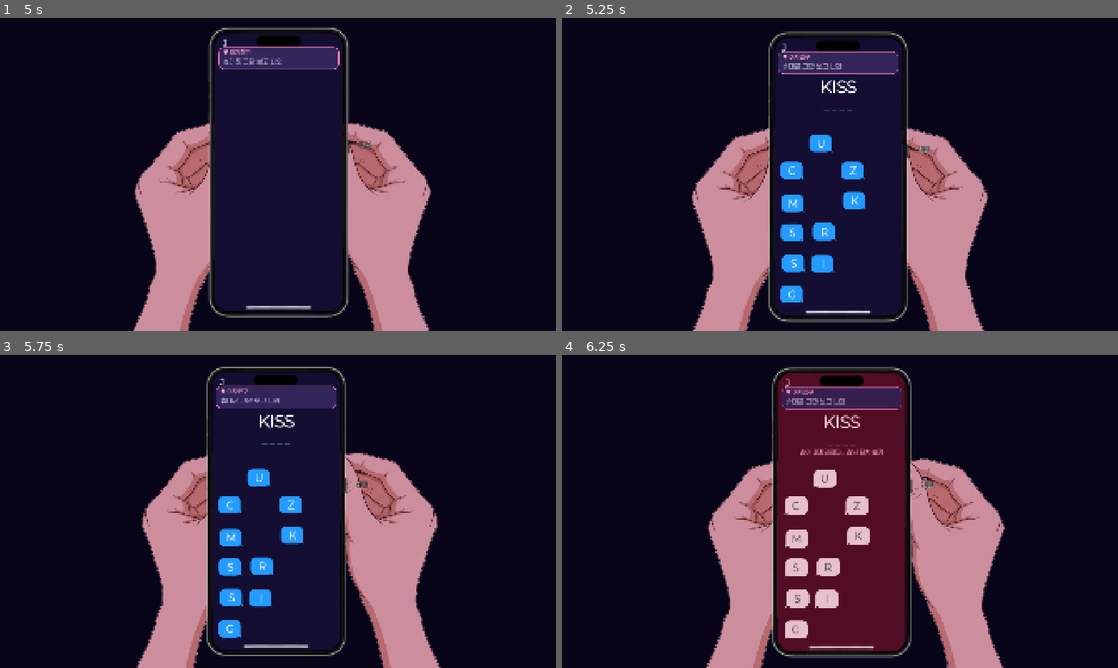
Above: before the commit, frames 1-4 (two rows, left to right).
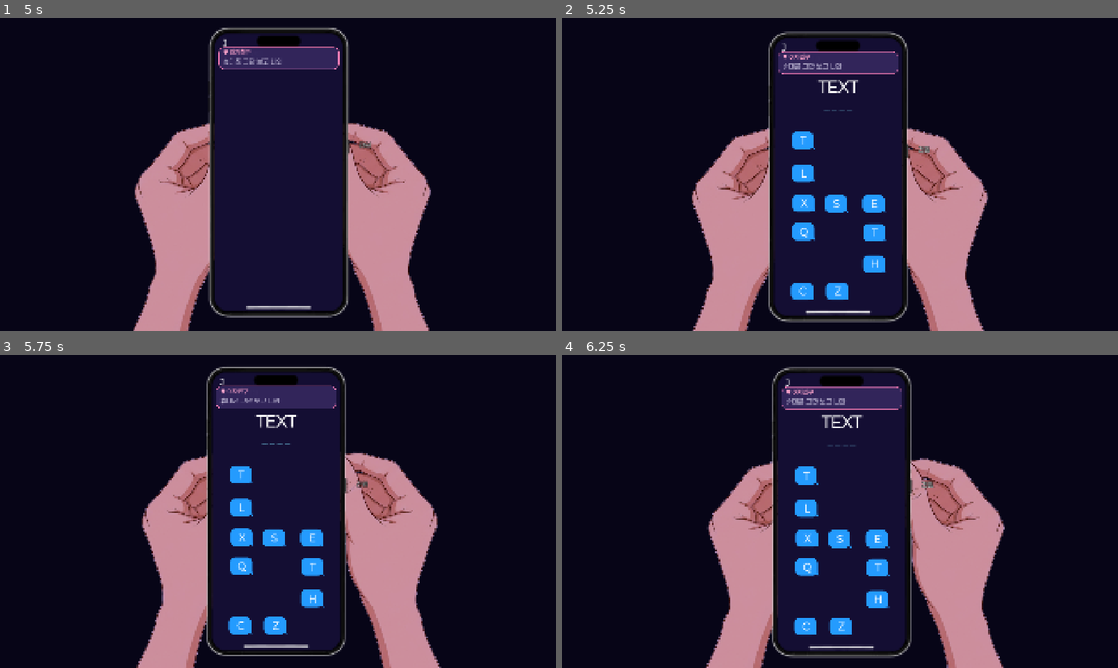
Above: after the commit, the same moments.

Repository: xyur2/DLQ
Game: Godot game, scene res://scenes/menu/menu.tscn
Same seed, same stepped clock (60 frames per second), same inputs: the game is played once before the commit and once after it.
Inputs (mouse positions are in pixels of both pictures, inside the frame that each line leads up to):
- Up to frame 1 (5 s): tap Enter at 0.5 s; move the mouse to (400, 158) at 0.52 s; hold D (move_right) 0.53-1.28 s; hold E (interact) 0.53-1.28 s; click (400, 158) at 0.67 s; move the mouse to (166, 190) at 1.27 s; hold S (move_down) 1.28-2 s; tap N (next_level) at 1.35 s; click (278, 221) at 2 s; move the mouse to (533, 309) at 2.77 s; hold D (move_right) 2.78-3.53 s; hold Q (open_phone) 2.78-3.53 s; click (533, 309) at 2.92 s; move the mouse to (250, 237) at 3.52 s; hold W (move_up) 3.53-4.28 s; tap Z at 3.6 s; click (250, 237) at 3.67 s; move the mouse to (444, 221) at 4.27 s; hold A (move_left) from 4.28 s (still down); hold E (interact) from 4.28 s (still down)
- Up to frame 2 (5.25 s): keep holding A (move_left); move the mouse to (673, 127) at 5.02 s; release E (interact) at 5.03 s; tap N (next_level) at 5.1 s
- Up to frame 3 (5.75 s): keep holding A (move_left)
- Up to frame 4 (6.25 s): move the mouse to (867, 511) at 5.77 s; release A (move_left) at 5.78 s; hold S (move_down) from 5.78 s (still down); hold Q (open_phone) from 5.78 s (still down); click (867, 511) at 5.92 s

Frame 1 is identical in both runs. In frame 2, 3.8% of the frame differs, in the area x 39-59%, y 19-91%; in frame 3, 3.7%; in frame 4, 19%, in the area x 38-62%, y 5-95%.

Commit message:
답장 난이도: DM 주기 고정, 레벨별 긴 단어·문장, 단어마다 글자 풍선 새로, 촘촘해지는 풍선 / 명세서 v2.8
- DM 주기 3초, 답장 후 쉬는 시간 5초를 모든 레벨과 무한 모드에서 고정
- 답장 문구 REPLY_POOLS: 레벨 1~3 4·5·6~7글자 단어, 4~9 2~4단어 문장. 무한 모드는 무한 레벨 n = 레벨 n(9부터 9)
- 문장은 단어 하나를 끝낼 때마다 글자 풍선을 지우고 다음 단어를 새로 놓음. 진행 표시 "SEE YOU VE•• ••••", 길면 글자 크기를 줄여 맞춤
- 휴대폰을 껐다 켜도 문장의 단어 번호, 누른 글자, 풍선 배치 유지
- 글자 풍선: 간격을 지키는 열 수(3~4열)와 letter_spread로 줄 수를 줄여 레벨이 오를수록 촘촘하게 (평균 간격 42px → 6px, 최소 6px 유지)

Co-Authored-By: Claude Opus 5.5 <noreply@anthropic.com>

Diff:
--- a/scripts/game_config.gd
+++ b/scripts/game_config.gd
@@ -146,7 +146,9 @@
     'follower_count': 1,
     'dm_interval': 3.0,
     'reply_cooldown': 5.0,
+    'reply_pool': 'word4',
     'letter_gap': 40.0,
+    'letter_spread': 2.0,
     'caught_radius': 80.0,
     'decoy_count': 6,
     'wrong_lock_time': 2.0,
@@ -154,7 +156,8 @@
 
 # 플레이할 수 있는 레벨 9개. 화면에는 Level 1~9로 나온다(level_index 0~8).
 # 맵은 3레벨마다 바뀐다: 1~3 level_1(큰 방 + 작은 방), 4~6 level_4(큰 방 + 작은 방 4개), 7~9 level_7(큰 방 - 긴 복도 - 큰 방, 복도 옆 작은 방 3개).
-# 레벨이 오를수록 DM이 자주 오고(3.0 → 1.8초), 답장 후 쉬는 시간이 짧고(5 → 3초), 휴대폰 글자 간격이 좁고, 사람이 많다.
+# DM 주기(3초)와 답장 후 쉬는 시간(5초)은 모든 레벨이 같다. 레벨이 오를수록 답장이 길어지고(4글자 단어 → 긴 단어 → 2~4단어 문장),
+# 휴대폰 글자 풍선이 촘촘해지고(letter_gap, letter_spread), 섞이는 글자가 늘고, 사람이 많아진다.
 # 사람 수 = 맵의 방 기본 인원 합(8, 14, 20) + npc_bonus(맵 안에서 1번째 레벨 2, 2번째 4, 3번째 6).
 # 같은 키를 모든 레벨에 둔다. 레벨을 늘리려면 항목과 씬을 추가한다.
 const LEVELS: Array = [
@@ -166,56 +169,51 @@
         'follower_count': 1,       # follower_option을 켜고 시작하는 사람 수 (일반 사람 중에서)
         'dm_interval': 3.0,        # DM 도착 주기(초)
         'reply_cooldown': 5.0,     # 답장한 뒤 다음 DM까지 쉬는 시간(초)
-        'letter_gap': 40.0,        # 휴대폰 글자 버튼 사이 간격(px). LETTER_MIN_GAP보다 작아지지 않음
+        'reply_pool': 'word4',     # 답장 문구를 고르는 목록 (REPLY_POOLS의 키). 문장이면 단어마다 글자 풍선이 새로 나온다
+        'letter_gap': 40.0,        # 휴대폰 글자 풍선 사이 간격(px). LETTER_MIN_GAP보다 작아지지 않음
+        'letter_spread': 2.0,      # 풍선을 흩어 놓는 정도. 줄 수 = 풍선 수 × 이 값 ÷ 4열 (1이면 빈칸 없이 모임, 최대 6줄)
         'caught_radius': 80.0,
         'decoy_count': 6,          # 단어 글자 외에 섞이는 알파벳 수
         'wrong_lock_time': 2.0,    # 틀린 알파벳을 눌렀을 때 터치가 막히는 시간(초)
     },
     {'title': '레벨 2: 손님이 늘었다', 'scene': 'res://scenes/top_view/levels/level_1.tscn', 'npc_bonus': 4, 'npc_kinds': {},
-        'follower_count': 1, 'dm_interval': 2.85, 'reply_cooldown': 4.75, 'letter_gap': 34.0,
-        'caught_radius': 80.0, 'decoy_count': 6, 'wrong_lock_time': 2.0},
+        'follower_count': 1, 'dm_interval': 3.0, 'reply_cooldown': 5.0, 'reply_pool': 'word5',
+        'letter_gap': 34.0, 'letter_spread': 1.85, 'caught_radius': 80.0, 'decoy_count': 6, 'wrong_lock_time': 2.0},
     {'title': '레벨 3: 북적이는 옆방', 'scene': 'res://scenes/top_view/levels/level_1.tscn', 'npc_bonus': 6, 'npc_kinds': {},
-        'follower_count': 1, 'dm_interval': 2.7, 'reply_cooldown': 4.5, 'letter_gap': 28.0,
-        'caught_radius': 80.0, 'decoy_count': 6, 'wrong_lock_time': 2.0},
+        'follower_count': 1, 'dm_interval': 3.0, 'reply_cooldown': 5.0, 'reply_pool': 'word6',
+        'letter_gap': 28.0, 'letter_spread': 1.7, 'caught_radius': 80.0, 'decoy_count': 6, 'wrong_lock_time': 2.0},
     {'title': '레벨 4: 작은 방들', 'scene': 'res://scenes/top_view/levels/level_4.tscn', 'npc_bonus': 2, 'npc_kinds': {},
-        'follower_count': 2, 'dm_interval': 2.55, 'reply_cooldown': 4.25, 'letter_gap': 23.0,
-        'caught_radius': 80.0, 'decoy_count': 7, 'wrong_lock_time': 2.0},
+        'follower_count': 2, 'dm_interval': 3.0, 'reply_cooldown': 5.0, 'reply_pool': 'two',
+        'letter_gap': 23.0, 'letter_spread': 1.55, 'caught_radius': 80.0, 'decoy_count': 7, 'wrong_lock_time': 2.0},
     {'title': '레벨 5: 방마다 손님', 'scene': 'res://scenes/top_view/levels/level_4.tscn', 'npc_bonus': 4, 'npc_kinds': {},
-        'follower_count': 2, 'dm_interval': 2.4, 'reply_cooldown': 4.0, 'letter_gap': 18.0,
-        'caught_radius': 80.0, 'decoy_count': 7, 'wrong_lock_time': 2.0},
+        'follower_count': 2, 'dm_interval': 3.0, 'reply_cooldown': 5.0, 'reply_pool': 'two_long',
+        'letter_gap': 18.0, 'letter_spread': 1.4, 'caught_radius': 80.0, 'decoy_count': 7, 'wrong_lock_time': 2.0},
     {'title': '레벨 6: 빈방이 없다', 'scene': 'res://scenes/top_view/levels/level_4.tscn', 'npc_bonus': 6, 'npc_kinds': {},
-        'follower_count': 2, 'dm_interval': 2.25, 'reply_cooldown': 3.75, 'letter_gap': 14.0,
-        'caught_radius': 80.0, 'decoy_count': 7, 'wrong_lock_time': 2.0},
+        'follower_count': 2, 'dm_interval': 3.0, 'reply_cooldown': 5.0, 'reply_pool': 'three',
+        'letter_gap': 14.0, 'letter_spread': 1.3, 'caught_radius': 80.0, 'decoy_count': 7, 'wrong_lock_time': 2.0},
     {'title': '레벨 7: 긴 복도', 'scene': 'res://scenes/top_view/levels/level_7.tscn', 'npc_bonus': 2, 'npc_kinds': {},
-        'follower_count': 3, 'dm_interval': 2.1, 'reply_cooldown': 3.5, 'letter_gap': 10.0,
-        'caught_radius': 80.0, 'decoy_count': 8, 'wrong_lock_time': 2.0},
+        'follower_count': 3, 'dm_interval': 3.0, 'reply_cooldown': 5.0, 'reply_pool': 'three_long',
+        'letter_gap': 10.0, 'letter_spread': 1.2, 'caught_radius': 80.0, 'decoy_count': 8, 'wrong_lock_time': 2.0},
     {'title': '레벨 8: 복도의 손님들', 'scene': 'res://scenes/top_view/levels/level_7.tscn', 'npc_bonus': 4, 'npc_kinds': {},
-        'follower_count': 3, 'dm_interval': 1.95, 'reply_cooldown': 3.25, 'letter_gap': 8.0,
-        'caught_radius': 80.0, 'decoy_count': 8, 'wrong_lock_time': 2.0},
+        'follower_count': 3, 'dm_interval': 3.0, 'reply_cooldown': 5.0, 'reply_pool': 'four',
+        'letter_gap': 8.0, 'letter_spread': 1.1, 'caught_radius': 80.0, 'decoy_count': 8, 'wrong_lock_time': 2.0},
     {'title': '레벨 9: 파티의 끝', 'scene': 'res://scenes/top_view/levels/level_7.tscn', 'npc_bonus': 6, 'npc_kinds': {},
-        'follower_count': 3, 'dm_interval': 1.8, 'reply_cooldown': 3.0, 'letter_gap': 6.0,
-        'caught_radius': 80.0, 'decoy_count': 8, 'wrong_lock_time': 2.0},
+        'follower_count': 3, 'dm_interval': 3.0, 'reply_cooldown': 5.0, 'reply_pool': 'four_long',
+        'letter_gap': 6.0, 'letter_spread': 1.0, 'caught_radius': 80.0, 'decoy_count': 8, 'wrong_lock_time': 2.0},
 ]
 
 # 무한 모드. 방과 벽 없이 상하좌우로 끝없이 이어진 바닥(ENDLESS_SCENE).
 # 사람과 소품은 플레이어 둘레 구역(ENDLESS_ZONE_HALF) 안, 화면 밖에서 생기고, 구역에서 멀어지고 화면 밖이면 사라진다.
 # 소품은 한 번 쓰면 사라진다. 게임 시간 1시간(ENDLESS_LEVEL_SEC, 시계 1시간)마다 무한 레벨이 오른다.
-# 무한 레벨 n의 값 = START + STEP × (n − 1)이고 상한(MAX, MIN)에서 멈춘다. 사람 수와 DM 주기는 레벨 11에서 상한.
+# 무한 레벨 n의 사람 수 = START + STEP × (n − 1), 레벨 11에서 상한(30명). DM 주기와 쉬는 시간은 바뀌지 않는다.
+# 답장 문구, 글자 풍선 간격, 섞이는 글자는 일반 레벨 n(9 이상이면 레벨 9)과 같다.
 const ENDLESS_SCENE: String = 'res://scenes/top_view/levels/endless.tscn'
 const ENDLESS_LEVEL_SEC: float = 180.0          # 게임 시간 1시간 (SURVIVE_TIME과 같음)
 const ENDLESS_NPC_START: int = 10               # 구역 안 사람 수
 const ENDLESS_NPC_STEP: int = 2
 const ENDLESS_NPC_MAX: int = 30
-const ENDLESS_DM_START: float = 3.0             # DM 도착 주기(초)
-const ENDLESS_DM_STEP: float = 0.15
-const ENDLESS_DM_MIN: float = 1.5
-const ENDLESS_COOLDOWN_START: float = 5.0       # 답장 후 쉬는 시간(초)
-const ENDLESS_COOLDOWN_STEP: float = 0.25
-const ENDLESS_COOLDOWN_MIN: float = 2.5
-const ENDLESS_LETTER_GAP_START: float = 40.0    # 휴대폰 글자 간격. LETTER_MIN_GAP에서 멈춤
-const ENDLESS_LETTER_GAP_STEP: float = 5.0
-const ENDLESS_DECOY_START: int = 6              # 섞이는 글자 수. 3레벨마다 +1
-const ENDLESS_DECOY_MAX: int = 8
+const ENDLESS_DM_INTERVAL: float = 3.0          # DM 도착 주기(초). 레벨과 상관없이 같음
+const ENDLESS_REPLY_COOLDOWN: float = 5.0       # 답장 후 쉬는 시간(초)
 const ENDLESS_FOLLOWER_MAX: int = 3             # 따라오는 사람. 1명에서 3레벨마다 +1
 const ENDLESS_ZONE_HALF: Vector2 = Vector2(960.0, 720.0)   # 플레이어 둘레 1920×1440 구역. 30명이면 레벨 9 맵과 비슷한 밀도
 const ENDLESS_DESPAWN_MARGIN: float = 240.0     # 구역에서 이만큼 더 멀어지고 화면 밖이면 사라진다
@@ -248,8 +246,19 @@
 const TREMOR_PHONE_RATIO: float = 0.5         # 휴대폰은 손·커서의 이 비율만큼, 다른 패턴으로 흔들림
 const PHONE_SLIDE_SEC: float = 0.45           # 휴대폰이 올라오고 내려가는 시간, 배경이 어두워지고 밝아지는 시간
 const PHONE_SLIDE_DISTANCE: float = 1100.0    # 내려가 있을 때의 거리(px). 화면 밖으로 완전히 나가는 값
-# 답장 단어. 대문자 알파벳만.
-const REPLY_WORDS: Array = ['LOVE', 'MISS', 'SOON', 'WAIT', 'CALL', 'LATER', 'HUSH', 'KISS', 'BABY', 'SORRY']
+# 답장 문구 목록. 레벨의 reply_pool로 고른다. 대문자 알파벳과 띄어쓰기만. 문장은 단어마다 글자 풍선이 새로 나온다.
+# 진행 표시가 휴대폰 화면보다 길면 글자 크기를 줄여 맞춘다.
+const REPLY_POOLS: Dictionary = {
+    'word4': ['LOVE', 'MISS', 'SOON', 'WAIT', 'CALL', 'HUSH', 'KISS', 'BABY', 'HOME', 'LATE', 'HOLD', 'TEXT'],
+    'word5': ['LATER', 'SORRY', 'HONEY', 'SWEET', 'DREAM', 'QUIET', 'HURRY', 'ALONE', 'NIGHT', 'SMILE'],
+    'word6': ['SECRET', 'ALWAYS', 'MOMENT', 'LONELY', 'TONIGHT', 'FOREVER', 'DARLING', 'PROMISE', 'MISSING'],
+    'two': ['MISS YOU', 'CALL ME', 'LOVE YOU', 'NOT NOW', 'HOLD ON', 'SEE YOU', 'WAIT HERE', 'BE QUIET'],
+    'two_long': ['CALL LATER', 'MISSING YOU', 'SWEET DREAMS', 'COME OUTSIDE', 'TOO RISKY', 'ALWAYS YOURS'],
+    'three': ['I MISS YOU', 'SEE YOU SOON', 'CALL ME LATER', 'WAIT FOR ME', 'LOVE YOU TOO', 'NOT RIGHT NOW'],
+    'three_long': ['MEET ME OUTSIDE', 'CANT TALK NOW', 'SHE IS HERE', 'KEEP IT SECRET', 'DELETE THIS CHAT', 'MISS YOU ALREADY'],
+    'four': ['I LOVE YOU TOO', 'SEE YOU VERY SOON', 'I WILL CALL LATER', 'DO NOT TEXT ME', 'SHE IS WATCHING ME'],
+    'four_long': ['WAIT FOR ME OUTSIDE', 'SHE IS RIGHT HERE', 'KEEP THIS A SECRET', 'CANT TALK RIGHT NOW', 'MEET ME AT MIDNIGHT'],
+}
 const LETTER_GRID: Vector2i = Vector2i(4, 6)  # 알파벳 버튼을 놓는 칸 (열, 행). 칸 간격은 레벨의 letter_gap
 const LETTER_JITTER: float = 8.0              # 칸 안에서 무작위로 어긋나는 최대 정도(px). 간격이 좁으면 자동으로 줄어듦
 const LETTER_MIN_GAP: float = 6.0             # 어긋나도 버튼 사이에 남기는 최소 간격(px). 서로 붙지 않게
--- a/scripts/game_state.gd
+++ b/scripts/game_state.gd
@@ -114,10 +114,12 @@
     return 'Level 0' if test_level else 'Level %d' % (level_index + 1)
 
 
-## 무한 모드 레벨 level의 설정. 레벨이 오를수록 사람이 많고 DM이 자주 오며, 상한에서 멈춘다(GameConfig.ENDLESS_*).
+## 무한 모드 레벨 level의 설정. 레벨이 오를수록 사람이 많아지고(상한 ENDLESS_NPC_MAX), 답장 문구와 글자 풍선은
+## 일반 레벨 level(9 이상이면 레벨 9)과 같다. DM 주기와 쉬는 시간은 바뀌지 않는다.
 static func endless_config(level: int) -> Dictionary:
     var step: int = maxi(level - 1, 0)
     var every_three: int = floori(step / 3.0)
+    var text: Dictionary = GameConfig.LEVELS[mini(step, GameConfig.LEVELS.size() - 1)]
     return {
         'title': '무한 모드 레벨 %d' % level,
         'scene': GameConfig.ENDLESS_SCENE,
@@ -125,11 +127,13 @@
         'npc_bonus': 0,
         'npc_kinds': {},
         'follower_count': mini(1 + every_three, GameConfig.ENDLESS_FOLLOWER_MAX),
-        'dm_interval': maxf(GameConfig.ENDLESS_DM_START - GameConfig.ENDLESS_DM_STEP * step, GameConfig.ENDLESS_DM_MIN),
-        'reply_cooldown': maxf(GameConfig.ENDLESS_COOLDOWN_START - GameConfig.ENDLESS_COOLDOWN_STEP * step, GameConfig.ENDLESS_COOLDOWN_MIN),
-        'letter_gap': maxf(GameConfig.ENDLESS_LETTER_GAP_START - GameConfig.ENDLESS_LETTER_GAP_STEP * step, GameConfig.LETTER_MIN_GAP),
+        'dm_interval': GameConfig.ENDLESS_DM_INTERVAL,
+        'reply_cooldown': GameConfig.ENDLESS_REPLY_COOLDOWN,
+        'reply_pool': text['reply_pool'],
+        'letter_gap': text['letter_gap'],
+        'letter_spread': text['letter_spread'],
         'caught_radius': 80.0,
-        'decoy_count': mini(GameConfig.ENDLESS_DECOY_START + every_three, GameConfig.ENDLESS_DECOY_MAX),
+        'decoy_count': text['decoy_count'],
         'wrong_lock_time': 2.0,
     }
 
--- a/scripts/phone_view.gd
+++ b/scripts/phone_view.gd
@@ -1,28 +1,36 @@
 class_name PhoneView
 extends Control
-## 휴대폰 화면. 탑뷰를 완전히 가리고, 제시된 단어의 알파벳을 순서대로 눌러 답장한다.
+## 휴대폰 화면. 탑뷰를 완전히 가리고, 제시된 답장(단어 또는 문장)의 알파벳을 순서대로 눌러 답장한다.
+## - 답장 문구는 레벨의 reply_pool(GameConfig.REPLY_POOLS)에서 고른다. 레벨이 오를수록 단어가 길어지고 문장이 된다.
+## - 문장이면 단어 하나를 다 누를 때마다 글자 풍선을 지우고 다음 단어의 풍선을 새로 놓는다.
 ## - 틀린 알파벳을 누르면 점수가 깎이고 cfg['wrong_lock_time']초 동안 터치가 막힌다.
 ## - 제한 시간은 없다. 답장하지 않으면 DM이 cfg['dm_interval']초마다 계속 쌓일 뿐이다.
-## - 끄기는 전원 버튼으로만 가능하다. 끄고 다시 켜면 같은 단어를 이어서 한다.
+## - 끄기는 전원 버튼으로만 가능하다. 끄고 다시 켜면 문장의 몇 번째 단어인지, 누른 글자, 풍선 배치까지 그대로 이어서 한다.
 ## 숨은 입력: 글자 버튼이나 키보드로 GameConfig.LETTER_COMBOS의 글자를 연속으로 입력하면 음향 효과가 나온다.
 ## 손 떨림: 손 이미지와 실제 마우스 커서가 함께 흔들리고, 휴대폰은 다른 패턴으로 약하게 흔들린다.
 ## 같은 패턴이면 커서와 버튼의 거리가 변하지 않아 누르기 쉬워지므로 패턴을 나눈다.
 ## 전환: 켜고 끌 때 휴대폰과 손은 아래에서 올라오고 내려가며, 배경은 천천히 어두워지고 밝아진다.
 
 const LETTER_SCENE: PackedScene = preload('res://scenes/phone/letter_button.tscn')
+const LETTER_SCENE_SIZE: Vector2 = Vector2(84.0, 64.0)   # letter_button.tscn의 크기. 열 수 계산에 씀
 const ALPHABET: String = 'ABCDEFGHIJKLMNOPQRSTUVWXYZ'
 const LOCK_TINT: Color = Color(1.0, 0.82, 0.86)
 const LOCK_SCREEN_COLOR: Color = Color(0.32, 0.05, 0.14)
 const SCREEN_COLOR: Color = Color(0.08, 0.055, 0.2)
 const LETTER_HISTORY_MAX: int = 8
+const SENTENCE_BLANK: String = '•'   # 문장 진행 표시에서 아직 누르지 않은 글자
 const BANNER_SLIDE_PX: float = 24.0
 const BANNER_FADE_SEC: float = 0.22
 const PHONE_NOISE_PHASE: float = 5000.0   # 휴대폰 흔들림을 손·커서와 다른 패턴으로
 
 var _letters: Array[LetterButton] = []
 var _puzzle_active: bool = false
-var _word: String = ''
-var _next_index: int = 0
+var _words: PackedStringArray = []   # 답장 문구의 단어들. 단어 하나짜리 답장이면 원소 하나
+var _word_index: int = 0             # 지금 누르는 단어의 번호
+var _word: String = ''               # 지금 누르는 단어
+var _next_index: int = 0             # 지금 단어에서 다음에 눌러야 할 글자 번호
+var _progress_font_size: int = 0
+var _word_font_size: int = 0
 var _lock_left: float = 0.0
 var _noise: FastNoiseLite = FastNoiseLite.new()
 var _noise_time: float = 0.0
@@ -57,6 +65,8 @@
     _noise.frequency = GameConfig.TREMOR_NOISE_FREQUENCY
     _hands_base = _hands.position
     _banner_base_y = _banner.position.y
+    _progress_font_size = _progress.get_theme_font_size('font_size')
+    _word_font_size = _word_label.get_theme_font_size('font_size')
     _girlfriend_next = randi() % GameConfig.GIRLFRIEND_MESSAGES.size()
     _banner.gui_input.connect(_on_banner_input)
     _power_hitbox.pressed.connect(_on_power_pressed)
@@ -196,13 +206,29 @@
     if _puzzle_active or not GameState.phone_on or GameState.dm_stage <= 0:
         return
     _puzzle_active = true
-    _word = String(GameConfig.REPLY_WORDS.pick_random())
+    var pool: Array = GameConfig.REPLY_POOLS[String(GameState.cfg.get('reply_pool', 'word4'))]
+    _words = String(pool.pick_random()).split(' ', false)
+    _word_index = 0
+    _start_word()
+
+
+## 문장의 _word_index번째 단어를 시작한다. 글자 풍선을 지우고 새로 놓는다.
+func _start_word() -> void:
+    _word = _words[_word_index]
     _next_index = 0
+    _clear_letters()
     _spawn_letters()
     _refresh_labels()
 
 
+func _clear_letters() -> void:
+    for button: LetterButton in _letters:
+        button.queue_free()
+    _letters.clear()
+
+
 ## 단어 글자 + 단어에 없는 알파벳(decoy)을 격자 칸에 무작위로 놓는다.
+## 레벨이 오를수록 칸 사이 간격(letter_gap)이 좁고, 풍선이 쓰는 줄 수(letter_spread)가 줄어 빈칸 없이 모인다.
 func _spawn_letters() -> void:
     var chars: Array[String] = []
     for c: String in _word:
@@ -215,9 +241,20 @@
     for i: int in mini(int(GameState.cfg['decoy_count']), pool.size()):
         chars.append(pool[i])
 
+    # 열 수: 레벨의 간격(letter_gap)을 지키며 화면 너비에 들어가는 만큼(3~LETTER_GRID.x열). 간격이 넓은 낮은 레벨은 3열.
+    # 쓰는 줄 수 = 풍선 수 × letter_spread ÷ 열 수 (모두 들어가는 최소 줄 수 ~ LETTER_GRID.y)
+    var gap: float = maxf(float(GameState.cfg['letter_gap']), GameConfig.LETTER_MIN_GAP)
+    var button_width: float = LETTER_SCENE_SIZE.x
+    var columns: int = clampi(floori((_letter_area.size.x + gap) / (button_width + gap)), 3, GameConfig.LETTER_GRID.x)
+    var spread: float = float(GameState.cfg.get('letter_spread', 2.0))
+    var needed_rows: int = ceili(float(chars.size()) / float(columns))
+    if needed_rows > GameConfig.LETTER_GRID.y:
+        columns = GameConfig.LETTER_GRID.x
+        needed_rows = ceili(float(chars.size()) / float(columns))
+    var rows: int = clampi(ceili(float(chars.size()) * spread / float(columns)), needed_rows, GameConfig.LETTER_GRID.y)
     var cells: Array[Vector2i] = []
-    for row: int in GameConfig.LETTER_GRID.y:
-        for col: int in GameConfig.LETTER_GRID.x:
+    for row: int in rows:
+        for col: int in columns:
             cells.append(Vector2i(col, row))
     cells.shuffle()
 
@@ -233,8 +270,7 @@
     # 칸 = 버튼 + 레벨의 글자 간격(letter_gap). 레벨이 오를수록 간격이 좁아져 버튼이 모인다.
     # 영역보다 커지면 영역에 맞춘다. 격자는 영역 가운데에 놓는다.
     var button_size: Vector2 = _letters[0].size
-    var grid := Vector2(GameConfig.LETTER_GRID)
-    var gap: float = maxf(float(GameState.cfg['letter_gap']), GameConfig.LETTER_MIN_GAP)
+    var grid := Vector2(columns, rows)
     var cell := Vector2(
         minf(button_size.x + gap, (_letter_area.size.x - button_size.x) / maxf(grid.x - 1.0, 1.0)),
         minf(button_size.y + gap, (_letter_area.size.y - button_size.y) / maxf(grid.y - 1.0, 1.0))
@@ -287,8 +323,13 @@
         _next_index += 1
         _refresh_labels()
         if _next_index >= _word.length():
-            _finish_puzzle()
-            GameState.report_reply_success()
+            if _word_index + 1 < _words.size():
+                # 문장: 다음 단어로. 글자 풍선을 새로 놓는다.
+                _word_index += 1
+                _start_word()
+            else:
+                _finish_puzzle()
+                GameState.report_reply_success()
     else:
         _lock_left = float(GameState.cfg['wrong_lock_time'])
         _set_locked(true)
@@ -313,22 +354,47 @@
 func _finish_puzzle() -> void:
     _puzzle_active = false
     _set_locked(false)
-    for button: LetterButton in _letters:
-        button.queue_free()
-    _letters.clear()
+    _clear_letters()
+    _words = PackedStringArray()
+    _word_index = 0
     _word = ''
     _next_index = 0
     _refresh_labels()
 
 
-## 단어와 진행 상황 표시. 예: "L O _ _"
+## 위: 지금 누를 단어. 아래: 진행 상황.
+## 단어 하나면 "L O _ _", 문장이면 끝낸 단어는 그대로, 지금 단어는 누른 데까지, 남은 글자는 •로 "SEE YOU VE•• ••••".
+## (문장에서 _를 쓰면 붙어서 한 줄로 보여 글자 수를 셀 수 없다.)
 func _refresh_labels() -> void:
     if not _puzzle_active:
         _word_label.text = ''
         _progress.text = ''
         return
     _word_label.text = _word
-    var parts: PackedStringArray = []
-    for i: int in _word.length():
-        parts.append(_word[i] if i < _next_index else '_')
-    _progress.text = ' '.join(parts)
+    if _words.size() <= 1:
+        var letters: PackedStringArray = []
+        for i: int in _word.length():
+            letters.append(_word[i] if i < _next_index else '_')
+        _progress.text = ' '.join(letters)
+    else:
+        var parts: PackedStringArray = []
+        for w: int in _words.size():
+            var word: String = _words[w]
+            if w < _word_index:
+                parts.append(word)
+            elif w == _word_index:
+                parts.append(word.left(_next_index) + SENTENCE_BLANK.repeat(word.length() - _next_index))
+            else:
+                parts.append(SENTENCE_BLANK.repeat(word.length()))
+        _progress.text = ' '.join(parts)
+    _fit_font(_word_label, _word_font_size)
+    _fit_font(_progress, _progress_font_size)
+
+
+## 글이 칸보다 넓으면 들어갈 때까지 글자 크기를 줄인다.
+func _fit_font(label: Label, base_size: int) -> void:
+    var font: Font = label.get_theme_font('font')
+    var font_size: int = base_size
+    while font_size > 18 and font.get_string_size(label.text, HORIZONTAL_ALIGNMENT_LEFT, -1, font_size).x > label.size.x:
+        font_size -= 2
+    label.add_theme_font_size_override('font_size', font_size)
Not shown, changed: docs/홈커밍 파티 스릴러 구현 명세서 v2.md
